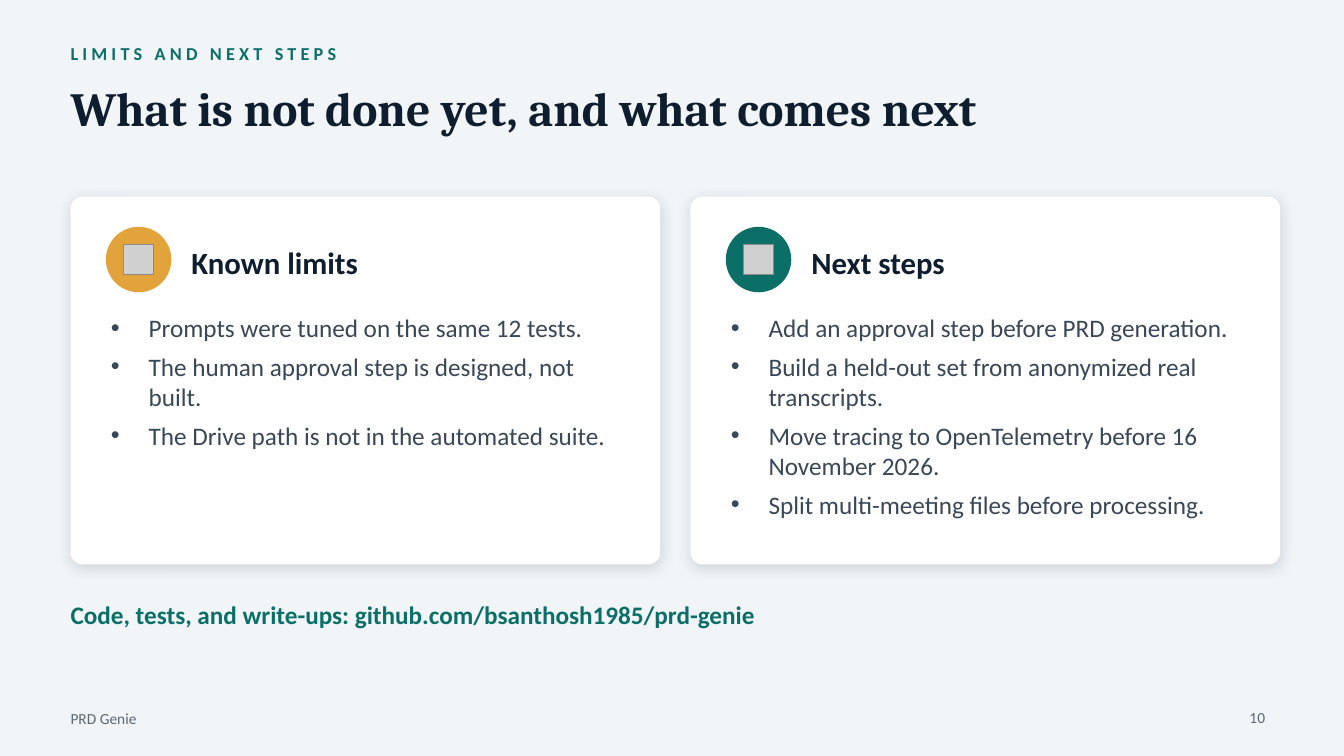
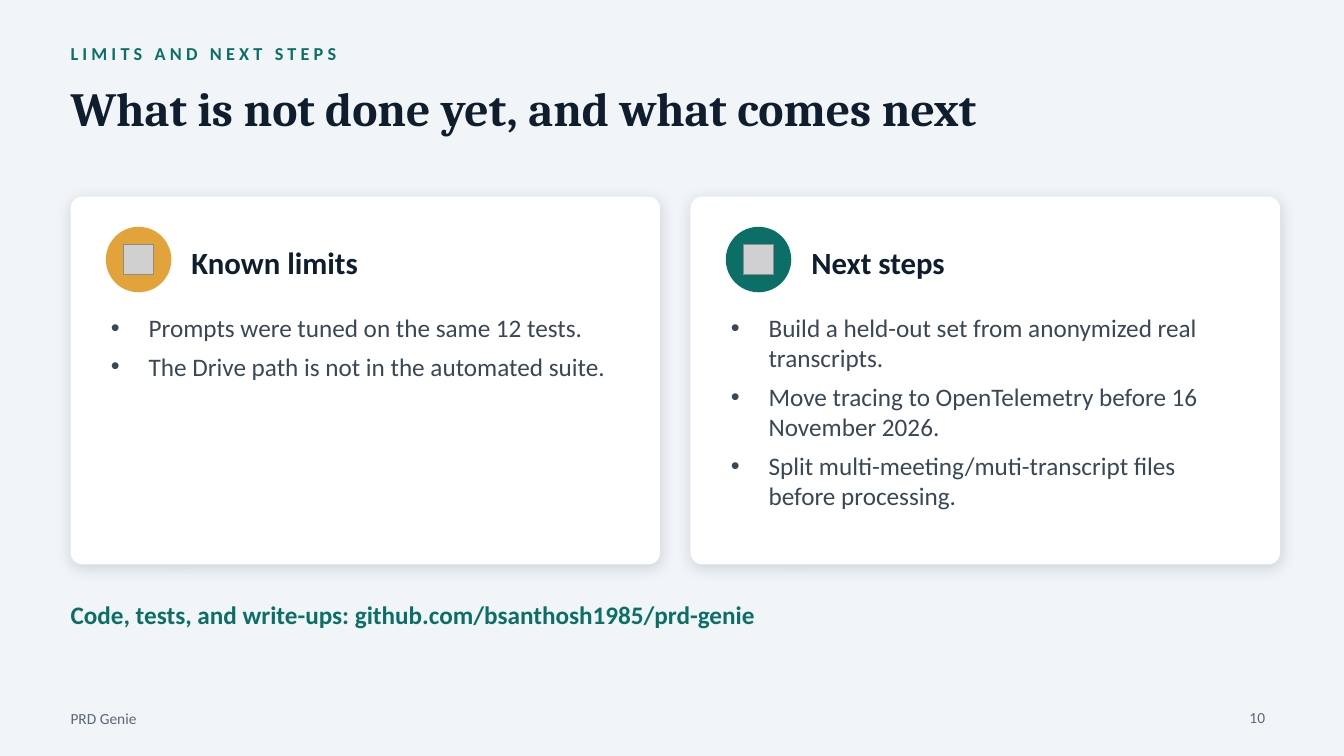
Before and after one commit to bsanthosh1985/prd-genie, a slide deck: slide 10 of deck/PRD_Genie_Capstone_Deck.pptx. Drawn at 1344x756 pixels with LibreOffice and Linux fonts; fonts in the diff are those of the drawing; grey boxes stand for pictures. Boxes give left, top, right and bottom in pixels: in the first picture for what was removed or moved away, otherwise in the second. Text is boxed around its words. In the diff, an @@ line names an element or a change of style, - is before the commit and + after.

```diff
--- a/deck/PRD_Genie_Capstone_Deck.pptx
+++ b/deck/PRD_Genie_Capstone_Deck.pptx
@@ text at (769, 319, 1227, 342): paragraph removed @@
-• Add an approval step before PRD generation.
@@ text at (149, 358, 574, 406): paragraph removed @@
-• The human approval step is designed, not built.
@@ text at (769, 457, 1175, 510): text changed @@
-• Split multi-meeting files before processing.
+• Split multi-meeting/muti-transcript files before processing.
```
Also in this commit, not shown: 1 other file.
